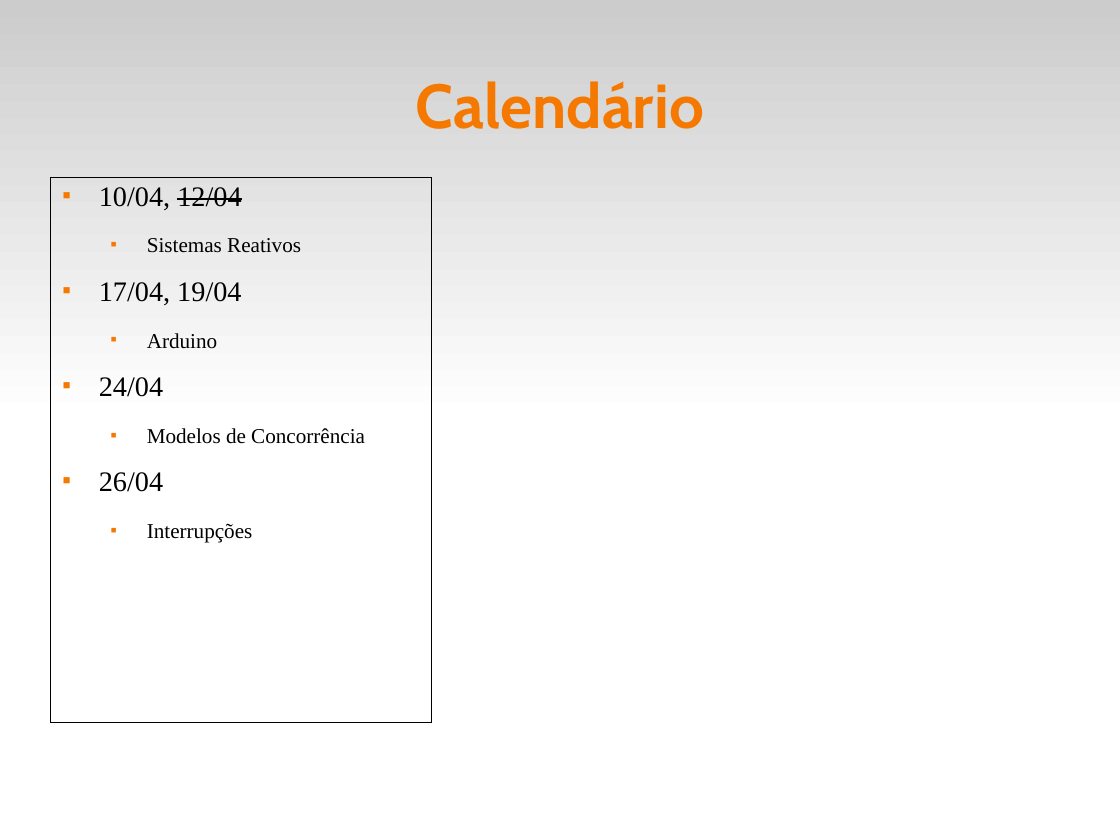
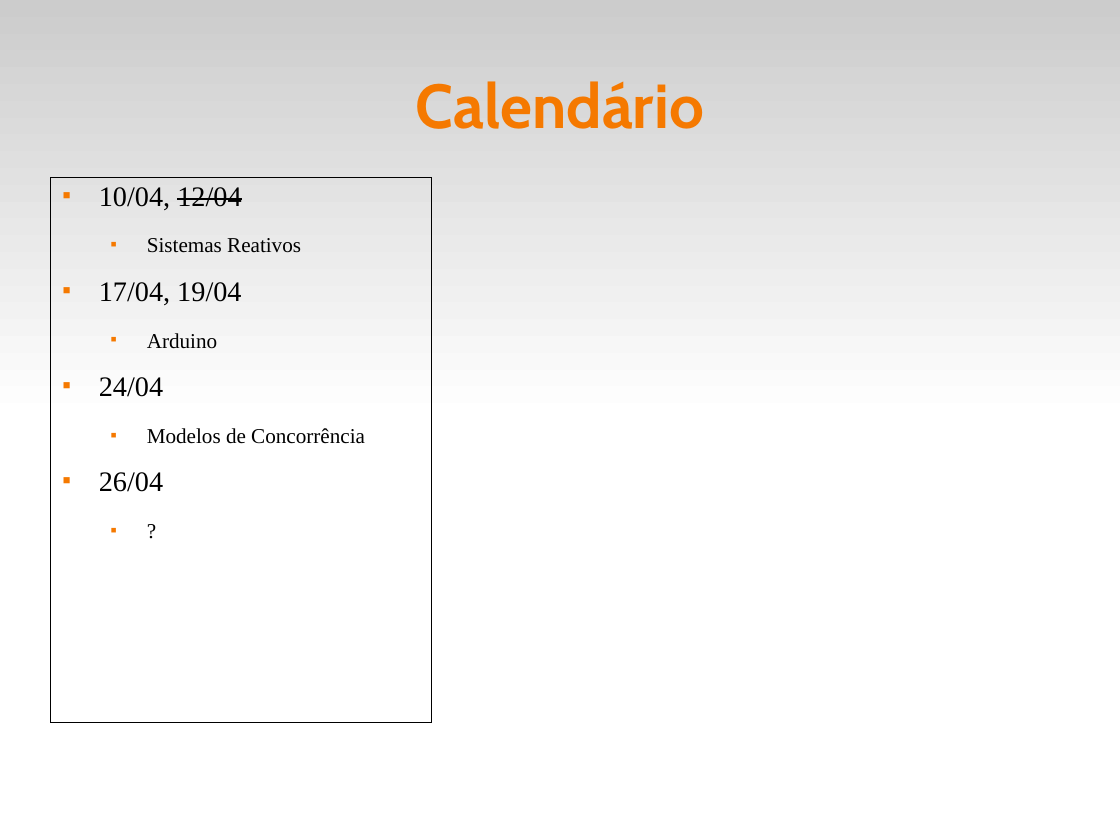
Before and after one commit to fsantanna-uerj/reativos, a slide deck: slide 16 of slides/00_intro.odp (slide 15 before the commit). Drawn at 1120x840 pixels with LibreOffice and Linux fonts; fonts in the diff are those of the drawing. Boxes give left, top, right and bottom in pixels: in the first picture for what was removed or moved away, otherwise in the second. Text is boxed around its words. In the diff, an @@ line names an element or a change of style, - is before the commit and + after.

```diff
--- a/slides/00_intro.odp
+++ b/slides/00_intro.odp
@@ text at [147,523,253,543]: text changed @@
-  ■ Interrupções
+  ■ ?
```
Also in this commit, not shown: 1 slide added, 5 other files.
